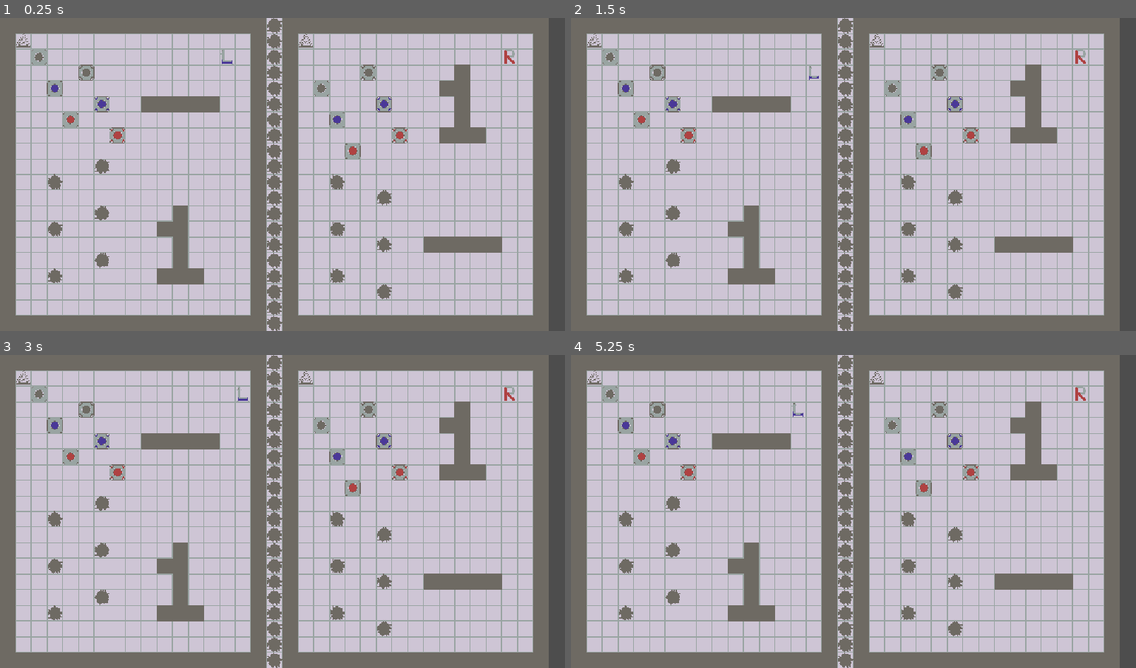
Above: before the commit, frames 1-4 (two rows, left to right).
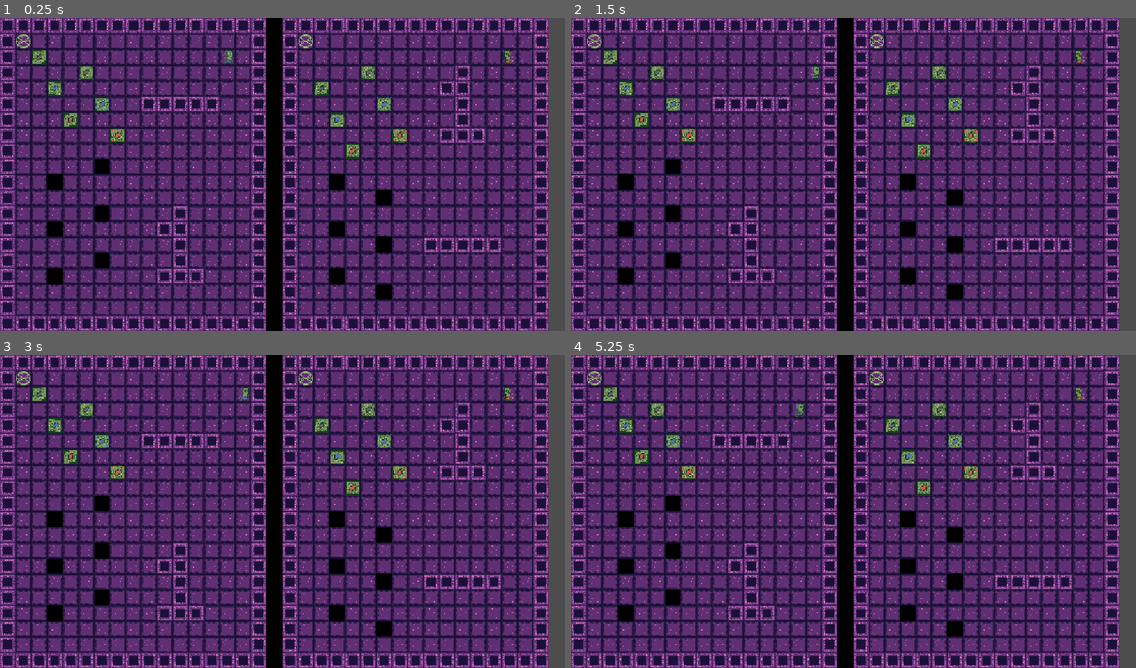
Above: after the commit, the same moments.

Repository: whitsettbe/kcol-f26-gamedevproj-cb
Game: Godot game, scene res://scenes/multilevel.tscn
The game is run twice, just before and just after one commit, with the same random seed, the same clock (stepped at 60 frames per second) and the same inputs.
Inputs:
- Up to frame 1 (0.25 s): no input
- Up to frame 2 (1.5 s): tap Enter at 0.5 s; hold D (L_right) 0.53-1.28 s; tap Space at 1.25 s; hold S (L_down) from 1.28 s (still down)
- Up to frame 3 (3 s): tap Enter at 2 s; release S (L_down) at 2.03 s; hold D (L_right) 2.03-2.78 s; tap Space at 2.75 s; hold W (L_up) from 2.78 s (still down)
- Up to frame 4 (5.25 s): tap Enter at 3.5 s; release W (L_up) at 3.53 s; hold A (L_left) 3.53-5.03 s; tap Space at 4.25 s; hold S (L_down) from 5.03 s (still down)

The runs differ from the first frame. In frame 1, 97% of the frame differs, in the area x 0-98%, y 0-100%; in frame 2, 97%; in frame 3, 97%; in frame 4, 97%.

Commit message:
changed sprites and attempted to fill holes

Diff:
--- a/TornAsunder/all_tiles.tres
+++ b/TornAsunder/all_tiles.tres
@@ -1,6 +1,6 @@
 [gd_resource type="TileSet" format=3 uid="uid://cog8fixeioj4v"]
 
-[ext_resource type="Texture2D" uid="uid://bxav16k075ugn" path="res://sprites.png" id="1_mmmd6"]
+[ext_resource type="Texture2D" uid="uid://c1ru6qm0gtoir" path="res://cavesprites.png" id="1_mmmd6"]
 
 [sub_resource type="TileSetAtlasSource" id="TileSetAtlasSource_tefeu"]
 resource_name = "AllTiles"
--- a/TornAsunder/level_components/scripts/block.gd
+++ b/TornAsunder/level_components/scripts/block.gd
@@ -186,7 +186,7 @@
 
 		# Replace the floor tile, delaying a visual change
 		#  until the push is over
-		set_tile(TILE_IDS["floor"], PUSH_DURATION)
+		set_tile(TILE_IDS["filled"], PUSH_DURATION)
 
 		# Disable block physics and mark the block as "dead"
 		# (triggers fade-out by the SpriteTile)
--- a/TornAsunder/level_components/scripts/grid_area_2d.gd
+++ b/TornAsunder/level_components/scripts/grid_area_2d.gd
@@ -18,9 +18,10 @@
 
 # Indicate how to identify different tile types
 const TILE_IDS = {
-	"hole" : Vector2i(3,3),
+	"hole": Vector2i(3,3),
 	"floor": Vector2i(-1,-1), # empty overlay
-	"wall": Vector2i(5,3)
+	"wall": Vector2i(5,3),
+	"filled": Vector2i(6,3)
 }
 func is_paint(t:Vector2i) -> bool:
 	return t.x == 6 and 0 <= t.y and t.y <= 2
Binary file changed: TornAsunder/cavesprites.png
Not shown, added: TornAsunder/cavesprites.png.import
